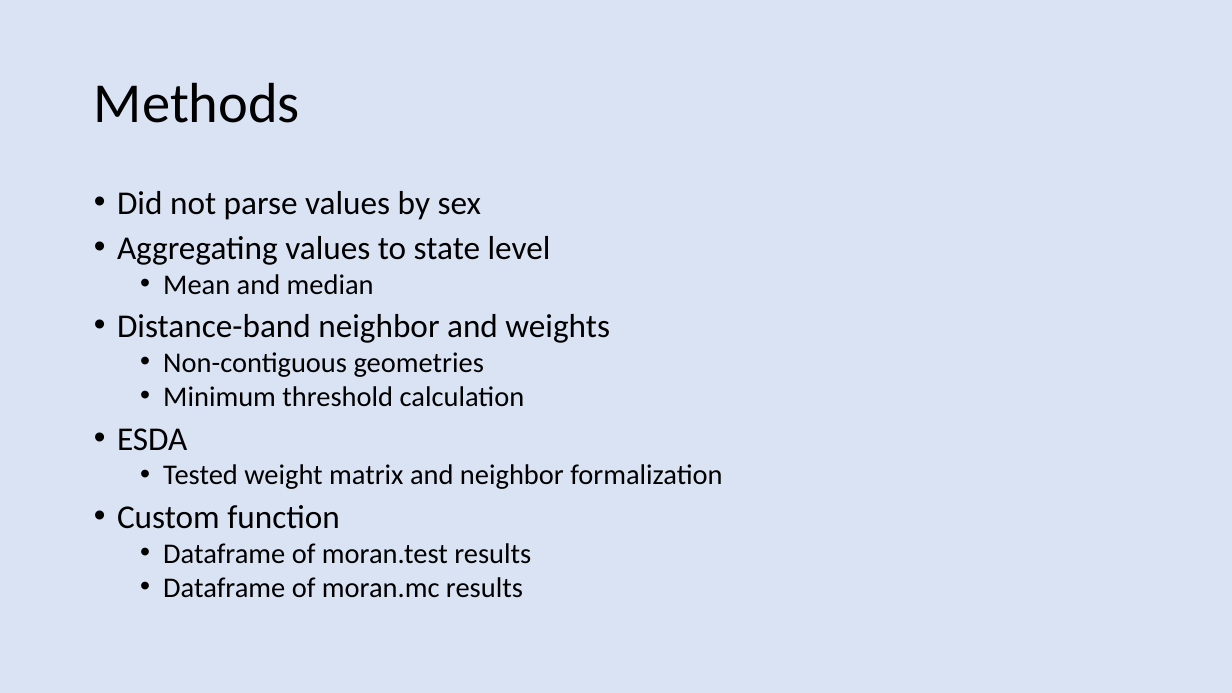
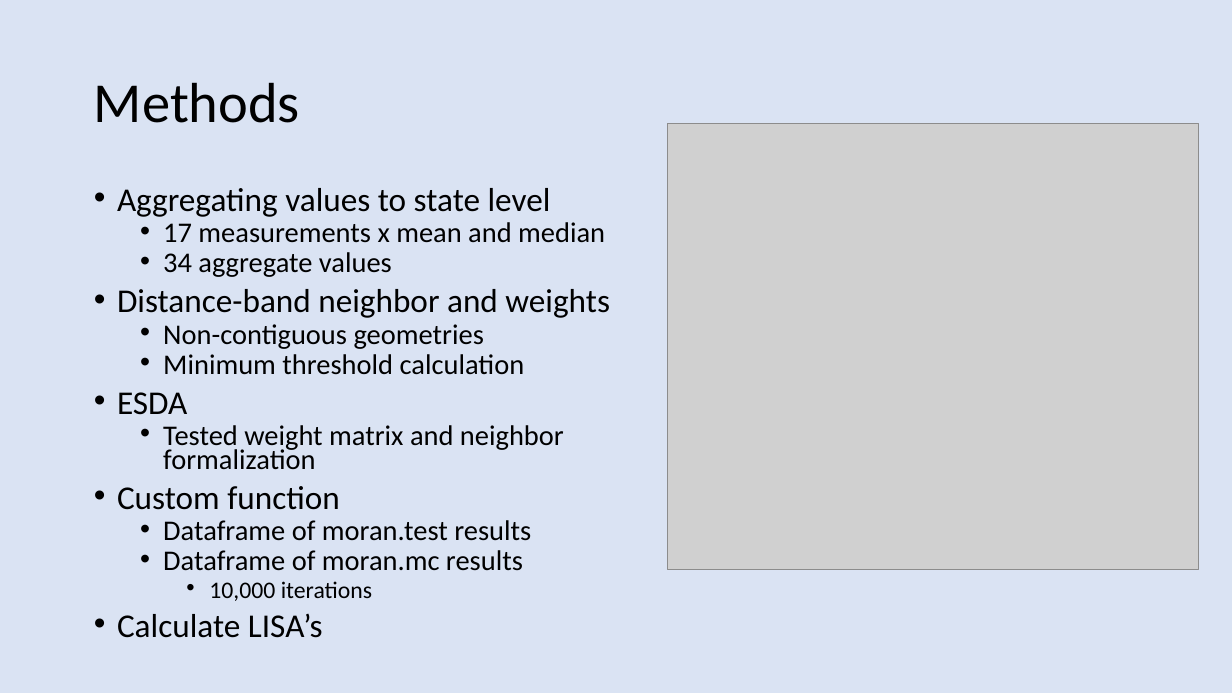
Before and after one commit to andrewroylaws/geog891, a slide deck: slide 4 of Final_project/FinalPresentationLaws.pptx. Drawn at 1232x693 pixels with LibreOffice and Linux fonts; fonts in the diff are those of the drawing; grey boxes stand for pictures. Boxes give left, top, right and bottom in pixels: in the first picture for what was removed or moved away, otherwise in the second. Text is boxed around its words. In the diff, an @@ line names an element or a change of style, - is before the commit and + after.

```diff
--- a/Final_project/FinalPresentationLaws.pptx
+++ b/Final_project/FinalPresentationLaws.pptx
@@ picture added at (667, 123, 1199, 569) @@
@@ text at (117, 191, 481, 220): paragraph removed @@
-• Did not parse values by sex
@@ text at (117, 188, 610, 571): line spacing 0.8 to 0.7 @@
@@ text at (163, 222, 605, 277): text changed @@
-  • Mean and median
+  • 17 measurements x mean and median
+  • 34 aggregate values
@@ text at (117, 581, 372, 638): paragraphs added @@
+    • 10,000 iterations
+• Calculate LISA’s
```
Also in this commit, not shown: 6 other slides changed, 2 slides added, 4 other files.
